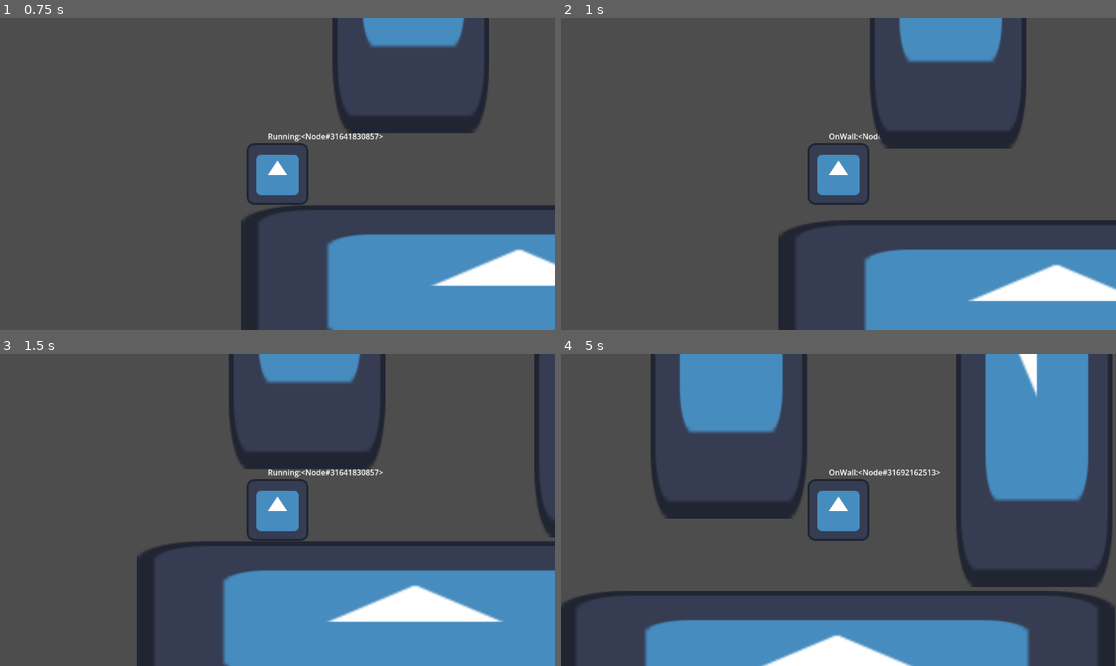
Above: before the commit, frames 1-4 (two rows, left to right).
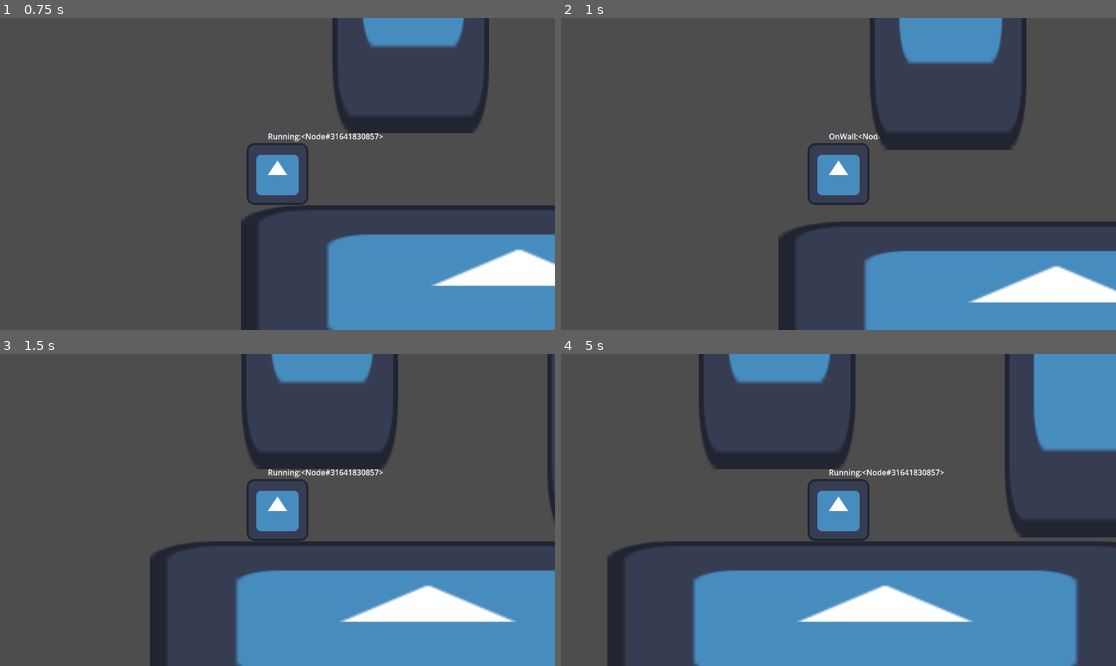
Above: after the commit, the same moments.

Repository: FoxedGuy/rune-ruins
Game: Godot game, scene res://player/PlayerTest.tscn
The game is run twice, just before and just after one commit, with the same random seed, the same clock (stepped at 60 frames per second) and the same inputs. The engine's default icon, where the game draws it, is replaced by a stand-in: a white triangle on a blue panel in a dark square.
Inputs:
- Up to frame 1 (0.75 s): hold D (move_right) from 0.53 s (still down)
- Up to frame 2 (1 s): keep holding D (move_right); tap W (move_jump) at 0.77 s
- Up to frame 3 (1.5 s): keep holding D (move_right)
- Up to frame 4 (5 s): tap W (move_jump) at 1.52, 3.02, 3.77, 4.52 s; release D (move_right) at 2.03 s; hold A (move_left) 2.03-2.78 s; hold D (move_right) 2.78-4.28 s; hold A (move_left) from 4.28 s (still down)

Frame 1 is identical in both runs. In frame 2, 1.4% of the frame differs, in the area x 41-100%, y 12-92%; in frame 3, 6.4%; in frame 4, 38%, in the area x 0-100%, y 0-100%.

Commit message:
adjusted gravity and cooldown

Diff:
--- a/player/states/on_wall_state.gd
+++ b/player/states/on_wall_state.gd
@@ -1,6 +1,6 @@
 extends PlayerState
 
-const INPUT_BUFFER_TIME := 0.13
+const INPUT_BUFFER_TIME := 0.05
 
 var direction_buffer_timer := 0.0
 var buffered_direction_x := 0.0
@@ -13,7 +13,7 @@
 
 func update_physics(delta: float) -> void:
 	var input_direction_x := Input.get_axis("move_left", "move_right")
-	if not is_equal_approx(input_direction_x, 0.0):
+	if is_equal_approx(input_direction_x, 0.0):
 		buffered_direction_x = input_direction_x
 		direction_buffer_timer = INPUT_BUFFER_TIME
 	else:
@@ -24,7 +24,7 @@
 		used_direction_x = buffered_direction_x
 
 	player.velocity.x = player.SPEED * used_direction_x
-	player.velocity += player.get_gravity() * delta
+	player.velocity += player.get_gravity()* 0.5 * delta
 	player.move_and_slide()
 
 	if Input.is_action_just_pressed("move_jump"):
